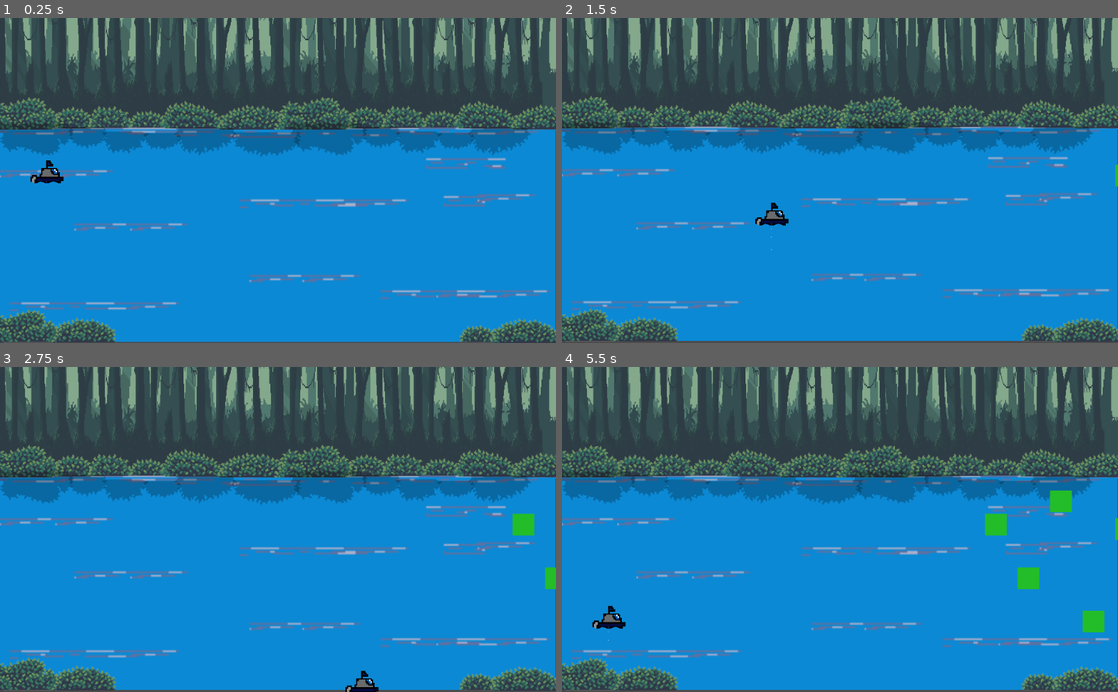
Above: before the commit, frames 1-4 (two rows, left to right).
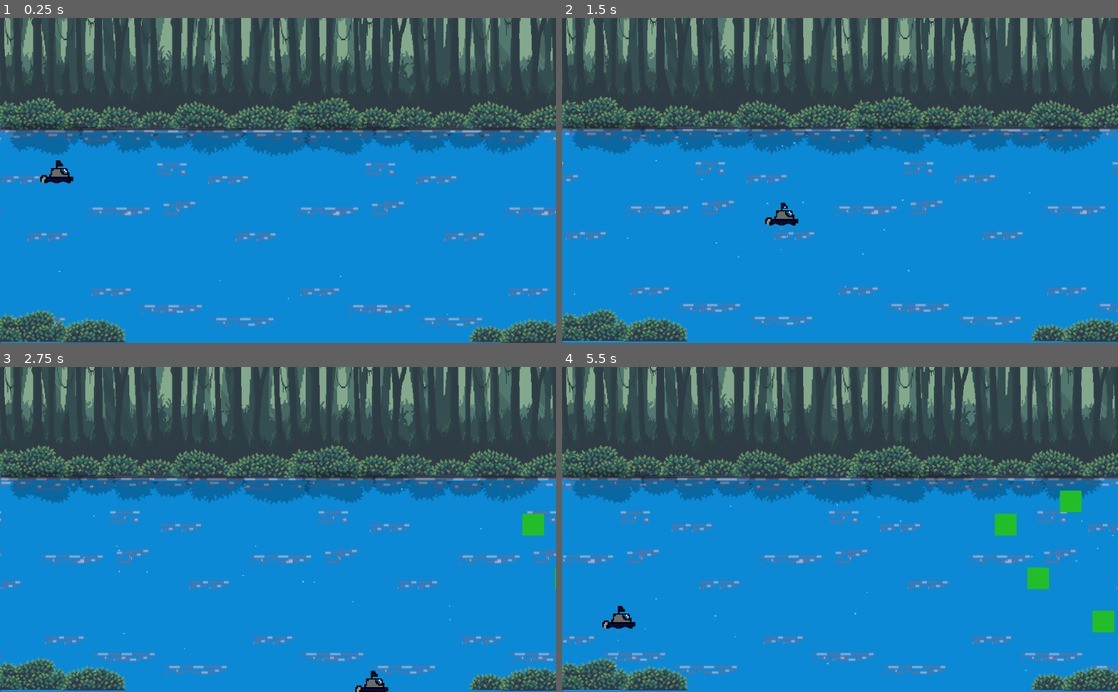
Above: after the commit, the same moments.

Repository: PedroVenanci0/Rivieira
Game: Godot game, scene res://scenes/teste.tscn
Same seed, same stepped clock (60 frames per second), same inputs: the game is played once before the commit and once after it. The project has no main scene, so this scene is started directly.
Inputs:
- Up to frame 1 (0.25 s): no input
- Up to frame 2 (1.5 s): hold Right (right) 0.53-1.28 s; hold S (down) from 1.28 s (still down)
- Up to frame 3 (2.75 s): release S (down) at 2.03 s; hold Right (right) from 2.03 s (still down)
- Up to frame 4 (5.5 s): release Right (right) at 2.78 s; hold W (up) 2.78-3.53 s; hold A (left) 3.53-5.03 s; hold S (down) from 5.03 s (still down)

The runs differ from the first frame. In frame 1, 23% of the frame differs, in the area x 0-100%, y 0-100%; in frame 2, 23%; in frame 3, 24%; in frame 4, 25%.

Commit message:
criação_da_movimentação_do_rio

Diff:
--- a/JogoMNR/scenes/World.tscn
+++ b/JogoMNR/scenes/World.tscn
@@ -232,7 +232,7 @@
 [node name="Particles" type="Node2D" parent="."]
 
 [node name="Particles2D" type="Particles2D" parent="Particles"]
-position = Vector2( 440, 505 )
+position = Vector2( 1127, 490 )
 
 [node name="HUD" parent="." instance=ExtResource( 14 )]
 
--- a/JogoMNR/scenes/teste.tscn
+++ b/JogoMNR/scenes/teste.tscn
@@ -14,6 +14,33 @@
 [ext_resource path="res://assets/leito/buts_02-removebg-preview.png" type="Texture" id=12]
 [ext_resource path="res://scenes/Lixo_spawner.tscn" type="PackedScene" id=13]
 
+[sub_resource type="Shader" id=2]
+code = "shader_type canvas_item;
+
+uniform float move_speed = 0.09;
+
+void fragment(){
+	COLOR = texture(TEXTURE, vec2(UV.x + TIME * move_speed, UV.y));
+}"
+
+[sub_resource type="ShaderMaterial" id=3]
+shader = SubResource( 2 )
+shader_param/move_speed = 0.09
+
+[sub_resource type="ParticlesMaterial" id=1]
+emission_shape = 2
+emission_box_extents = Vector3( 500, -180, 1 )
+flag_disable_z = true
+direction = Vector3( -1, 0, 0 )
+spread = 5.0
+gravity = Vector3( -50, 0, 0 )
+initial_velocity = 50.0
+initial_velocity_random = 1.0
+orbit_velocity = 0.0
+orbit_velocity_random = 0.0
+scale = 2.5
+color = Color( 0.443137, 0.745098, 0.964706, 1 )
+
 [node name="Node2D" type="Node2D"]
 __meta__ = {
 "_edit_horizontal_guides_": [ 779.0, 12.0 ],
@@ -31,205 +58,215 @@
 current = true
 limit_left = 1000
 limit_top = 12
-limit_right = 1018
+limit_right = 1000
 limit_bottom = 779
 smoothing_enabled = true
 smoothing_speed = 3.0
 
 [node name="ParallaxBackground" type="ParallaxBackground" parent="."]
 
-[node name="ParallaxLayer" type="ParallaxLayer" parent="ParallaxBackground"]
-motion_mirroring = Vector2( 1019, 0 )
-
-[node name="Sprite" type="Sprite" parent="ParallaxBackground/ParallaxLayer"]
+[node name="BG" type="ParallaxLayer" parent="ParallaxBackground"]
+motion_scale = Vector2( 0.3, 1 )
+motion_mirroring = Vector2( 1019, 0 )
+
+[node name="Sprite" type="Sprite" parent="ParallaxBackground/BG"]
 position = Vector2( 511.5, 195 )
 scale = Vector2( 0.534896, 0.35 )
 texture = ExtResource( 5 )
 
-[node name="ParallaxLayer2" type="ParallaxLayer" parent="ParallaxBackground"]
-motion_mirroring = Vector2( 1019, 0 )
-
-[node name="Sprite" type="Sprite" parent="ParallaxBackground/ParallaxLayer2"]
+[node name="Forest_Back" type="ParallaxLayer" parent="ParallaxBackground"]
+motion_scale = Vector2( 0.5, 1 )
+motion_mirroring = Vector2( 1019, 0 )
+
+[node name="Sprite" type="Sprite" parent="ParallaxBackground/Forest_Back"]
 position = Vector2( 485, 194 )
 scale = Vector2( 0.265625, 0.346296 )
 texture = ExtResource( 7 )
 
-[node name="ParallaxLayer3" type="ParallaxLayer" parent="ParallaxBackground"]
-motion_mirroring = Vector2( 1019, 0 )
-
-[node name="Sprite" type="Sprite" parent="ParallaxBackground/ParallaxLayer3"]
+[node name="Forest_Mid" type="ParallaxLayer" parent="ParallaxBackground"]
+motion_scale = Vector2( 0.7, 1 )
+motion_mirroring = Vector2( 1019, 0 )
+
+[node name="Sprite" type="Sprite" parent="ParallaxBackground/Forest_Mid"]
 position = Vector2( 511.5, 195 )
 scale = Vector2( 0.177431, 0.345833 )
 texture = ExtResource( 6 )
 
-[node name="ParallaxLayer4" type="ParallaxLayer" parent="ParallaxBackground"]
-motion_mirroring = Vector2( 1019, 0 )
-
-[node name="Sprite" type="Sprite" parent="ParallaxBackground/ParallaxLayer4"]
+[node name="Forest_Front" type="ParallaxLayer" parent="ParallaxBackground"]
+motion_scale = Vector2( 0.9, 1 )
+motion_mirroring = Vector2( 1019, 0 )
+
+[node name="Sprite" type="Sprite" parent="ParallaxBackground/Forest_Front"]
 position = Vector2( 481, 200 )
 scale = Vector2( 0.133268, 0.344444 )
 texture = ExtResource( 8 )
 
-[node name="ParallaxLayer5" type="ParallaxLayer" parent="ParallaxBackground"]
-motion_mirroring = Vector2( 1019, 0 )
-
-[node name="Sprite" type="Sprite" parent="ParallaxBackground/ParallaxLayer5"]
+[node name="Bushes" type="ParallaxLayer" parent="ParallaxBackground"]
+motion_mirroring = Vector2( 1019, 0 )
+
+[node name="Sprite" type="TextureRect" parent="ParallaxBackground/Bushes"]
 pause_mode = 2
-position = Vector2( 497, 433 )
-scale = Vector2( 2.7104, 3.16667 )
+material = SubResource( 3 )
+margin_left = -22.0
+margin_top = 75.0
+margin_right = 1003.0
+margin_bottom = 287.0
+rect_scale = Vector2( 1, 3.4 )
 texture = ExtResource( 9 )
-
-[node name="Sprite2" type="Sprite" parent="ParallaxBackground/ParallaxLayer5"]
+expand = true
+stretch_mode = 2
+
+[node name="Sprite2" type="Sprite" parent="ParallaxBackground/Bushes"]
 position = Vector2( 29.7499, 354 )
 scale = Vector2( 0.342887, 0.33871 )
 texture = ExtResource( 11 )
 
-[node name="Sprite3" type="Sprite" parent="ParallaxBackground/ParallaxLayer5"]
+[node name="Sprite3" type="Sprite" parent="ParallaxBackground/Bushes"]
 position = Vector2( 124.75, 356 )
 scale = Vector2( 0.342887, 0.33871 )
 texture = ExtResource( 12 )
 
-[node name="Sprite4" type="Sprite" parent="ParallaxBackground/ParallaxLayer5"]
+[node name="Sprite4" type="Sprite" parent="ParallaxBackground/Bushes"]
 position = Vector2( 197.75, 360 )
 scale = Vector2( 0.342887, 0.33871 )
 texture = ExtResource( 2 )
 
-[node name="Sprite5" type="Sprite" parent="ParallaxBackground/ParallaxLayer5"]
+[node name="Sprite5" type="Sprite" parent="ParallaxBackground/Bushes"]
 position = Vector2( 268.75, 361 )
 scale = Vector2( 0.342887, 0.33871 )
 texture = ExtResource( 10 )
 
-[node name="Sprite28" type="Sprite" parent="ParallaxBackground/ParallaxLayer5"]
+[node name="Sprite28" type="Sprite" parent="ParallaxBackground/Bushes"]
 position = Vector2( 877, 757 )
 scale = Vector2( 0.342887, 0.33871 )
 texture = ExtResource( 10 )
 
-[node name="Sprite6" type="Sprite" parent="ParallaxBackground/ParallaxLayer5"]
+[node name="Sprite6" type="Sprite" parent="ParallaxBackground/Bushes"]
 position = Vector2( 348.75, 357 )
 scale = Vector2( 0.342887, 0.33871 )
 texture = ExtResource( 3 )
 
-[node name="Sprite7" type="Sprite" parent="ParallaxBackground/ParallaxLayer5"]
+[node name="Sprite7" type="Sprite" parent="ParallaxBackground/Bushes"]
 position = Vector2( 458.75, 362 )
 scale = Vector2( 0.342887, 0.33871 )
 texture = ExtResource( 4 )
 
-[node name="Sprite27" type="Sprite" parent="ParallaxBackground/ParallaxLayer5"]
+[node name="Sprite27" type="Sprite" parent="ParallaxBackground/Bushes"]
 position = Vector2( 145, 755 )
 scale = Vector2( 0.342887, 0.33871 )
 texture = ExtResource( 4 )
 
-[node name="Sprite8" type="Sprite" parent="ParallaxBackground/ParallaxLayer5"]
+[node name="Sprite8" type="Sprite" parent="ParallaxBackground/Bushes"]
 position = Vector2( 570.5, 353.75 )
 scale = Vector2( 0.342887, 0.33871 )
 texture = ExtResource( 11 )
 
-[node name="Sprite26" type="Sprite" parent="ParallaxBackground/ParallaxLayer5"]
+[node name="Sprite26" type="Sprite" parent="ParallaxBackground/Bushes"]
 position = Vector2( 29, 746 )
 scale = Vector2( 0.342887, 0.33871 )
 texture = ExtResource( 11 )
 
-[node name="Sprite9" type="Sprite" parent="ParallaxBackground/ParallaxLayer5"]
+[node name="Sprite9" type="Sprite" parent="ParallaxBackground/Bushes"]
 position = Vector2( 665.5, 355.75 )
 scale = Vector2( 0.342887, 0.33871 )
 texture = ExtResource( 12 )
 
-[node name="Sprite10" type="Sprite" parent="ParallaxBackground/ParallaxLayer5"]
+[node name="Sprite10" type="Sprite" parent="ParallaxBackground/Bushes"]
 position = Vector2( 738.5, 359.75 )
 scale = Vector2( 0.342887, 0.33871 )
 texture = ExtResource( 2 )
 
-[node name="Sprite11" type="Sprite" parent="ParallaxBackground/ParallaxLayer5"]
+[node name="Sprite11" type="Sprite" parent="ParallaxBackground/Bushes"]
 position = Vector2( 809.5, 360.75 )
 scale = Vector2( 0.342887, 0.33871 )
 texture = ExtResource( 10 )
 
-[node name="Sprite12" type="Sprite" parent="ParallaxBackground/ParallaxLayer5"]
+[node name="Sprite12" type="Sprite" parent="ParallaxBackground/Bushes"]
 position = Vector2( 889.5, 356.75 )
 scale = Vector2( 0.342887, 0.33871 )
 texture = ExtResource( 3 )
 
-[node name="Sprite13" type="Sprite" parent="ParallaxBackground/ParallaxLayer5"]
+[node name="Sprite13" type="Sprite" parent="ParallaxBackground/Bushes"]
 position = Vector2( 999.5, 361.75 )
 scale = Vector2( 0.342887, 0.33871 )
 texture = ExtResource( 4 )
 
-[node name="Sprite25" type="Sprite" parent="ParallaxBackground/ParallaxLayer5"]
+[node name="Sprite25" type="Sprite" parent="ParallaxBackground/Bushes"]
 position = Vector2( 960, 756 )
 scale = Vector2( 0.342887, 0.33871 )
 texture = ExtResource( 4 )
 
-[node name="Sprite14" type="Sprite" parent="ParallaxBackground/ParallaxLayer5"]
+[node name="Sprite14" type="Sprite" parent="ParallaxBackground/Bushes"]
 modulate = Color( 0, 0, 0, 0.239216 )
 position = Vector2( 55.7499, 401 )
 scale = Vector2( 0.342887, 0.33871 )
 texture = ExtResource( 11 )
 flip_v = true
 
-[node name="Sprite15" type="Sprite" parent="ParallaxBackground/ParallaxLayer5"]
+[node name="Sprite15" type="Sprite" parent="ParallaxBackground/Bushes"]
 modulate = Color( 0, 0, 0, 0.239216 )
 position = Vector2( 150.75, 403 )
 scale = Vector2( 0.342887, 0.33871 )
 texture = ExtResource( 12 )
 flip_v = true
 
-[node name="Sprite16" type="Sprite" parent="ParallaxBackground/ParallaxLayer5"]
+[node name="Sprite16" type="Sprite" parent="ParallaxBackground/Bushes"]
 modulate = Color( 0, 0, 0, 0.239216 )
 position = Vector2( 223.75, 407 )
 scale = Vector2( 0.342887, 0.33871 )
 texture = ExtResource( 2 )
 flip_v = true
 
-[node name="Sprite17" type="Sprite" parent="ParallaxBackground/ParallaxLayer5"]
+[node name="Sprite17" type="Sprite" parent="ParallaxBackground/Bushes"]
 modulate = Color( 0, 0, 0, 0.239216 )
 position = Vector2( 294.75, 408 )
 scale = Vector2( 0.342887, 0.33871 )
 texture = ExtResource( 10 )
 flip_v = true
 
-[node name="Sprite18" type="Sprite" parent="ParallaxBackground/ParallaxLayer5"]
+[node name="Sprite18" type="Sprite" parent="ParallaxBackground/Bushes"]
 modulate = Color( 0, 0, 0, 0.239216 )
 position = Vector2( 374.75, 404 )
 scale = Vector2( 0.342887, 0.33871 )
 texture = ExtResource( 3 )
 flip_v = true
 
-[node name="Sprite19" type="Sprite" parent="ParallaxBackground/ParallaxLayer5"]
+[node name="Sprite19" type="Sprite" parent="ParallaxBackground/Bushes"]
 modulate = Color( 0, 0, 0, 0.239216 )
 position = Vector2( 484.75, 409 )
 scale = Vector2( 0.342887, 0.33871 )
 texture = ExtResource( 4 )
 flip_v = true
 
-[node name="Sprite20" type="Sprite" parent="ParallaxBackground/ParallaxLayer5"]
+[node name="Sprite20" type="Sprite" parent="ParallaxBackground/Bushes"]
 modulate = Color( 0, 0, 0, 0.239216 )
 position = Vector2( 596.5, 400.75 )
 scale = Vector2( 0.342887, 0.33871 )
 texture = ExtResource( 11 )
 flip_v = true
 
-[node name="Sprite21" type="Sprite" parent="ParallaxBackground/ParallaxLayer5"]
+[node name="Sprite21" type="Sprite" parent="ParallaxBackground/Bushes"]
 modulate = Color( 0, 0, 0, 0.239216 )
 position = Vector2( 691.5, 402.75 )
 scale = Vector2( 0.342887, 0.33871 )
 texture = ExtResource( 12 )
 flip_v = true
 
-[node name="Sprite22" type="Sprite" parent="ParallaxBackground/ParallaxLayer5"]
+[node name="Sprite22" type="Sprite" parent="ParallaxBackground/Bushes"]
 modulate = Color( 0, 0, 0, 0.239216 )
 position = Vector2( 764.5, 406.75 )
 scale = Vector2( 0.342887, 0.33871 )
 texture = ExtResource( 2 )
 flip_v = true
 
-[node name="Sprite23" type="Sprite" parent="ParallaxBackground/ParallaxLayer5"]
+[node name="Sprite23" type="Sprite" parent="ParallaxBackground/Bushes"]
 modulate = Color( 0, 0, 0, 0.239216 )
 position = Vector2( 835.5, 407.75 )
 scale = Vector2( 0.342887, 0.33871 )
 texture = ExtResource( 10 )
 flip_v = true
 
-[node name="Sprite24" type="Sprite" parent="ParallaxBackground/ParallaxLayer5"]
+[node name="Sprite24" type="Sprite" parent="ParallaxBackground/Bushes"]
 modulate = Color( 0, 0, 0, 0.239216 )
 position = Vector2( 915.5, 403.75 )
 scale = Vector2( 0.342887, 0.33871 )
@@ -244,4 +281,15 @@
 [node name="Botttom" parent="Lixo_spawner" index="1"]
 position = Vector2( 1069, 756 )
 
+[node name="Particles" type="Node2D" parent="."]
+
+[node name="Particles2D" type="Particles2D" parent="Particles"]
+position = Vector2( 536, 571 )
+amount = 20
+process_material = SubResource( 1 )
+
+[node name="TextureRect" type="TextureRect" parent="."]
+margin_right = 40.0
+margin_bottom = 40.0
+
 [editable path="Lixo_spawner"]
Not shown: 1 places in JogoMNR/scenes/teste.tscn that only renumber resources
